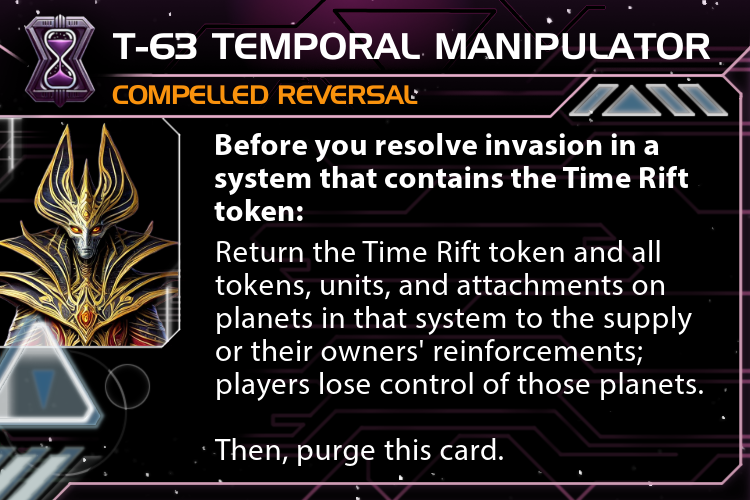
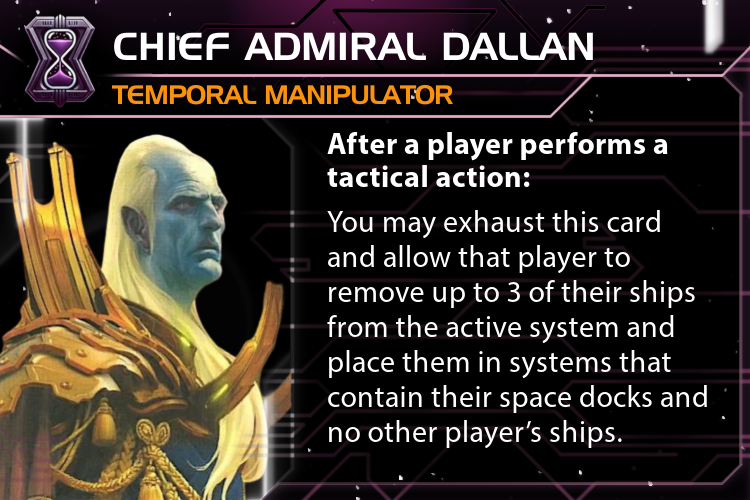
Comparing the layer stacks of the two w=750, h=500 images. Changes:
showed group "Agent" (8 layers) over 112, 0, 729, 477
painted on "After a player performs a tact..." over 327, 132, 668, 224
renamed "You may exhaust this card; if ..." to "You may exhaust this card and ...", painted on it over 327, 210, 707, 466
hid group "Hero" (13 layers) over 112, 0, 729, 477
showed "back AU / CU" over 0, 0, 750, 500
hid "back HU" over 0, 0, 750, 500
showed group "potrait agent" (3 layers) over 0, 116, 324, 500
hid group "portrait hero small" (2 layers) over 0, 122, 203, 349
showed "circle AL / AU / CU" over 17, 200, 265, 447